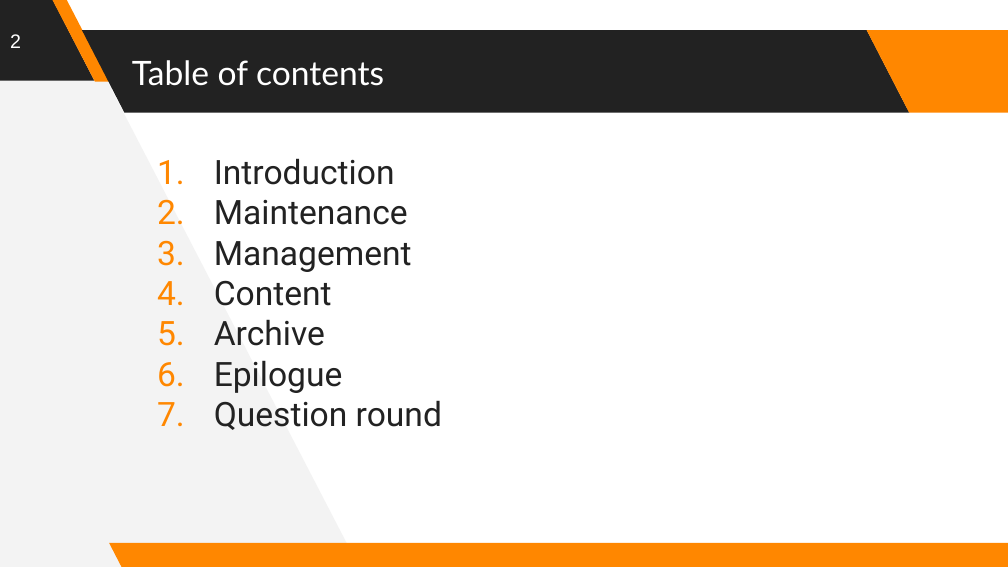
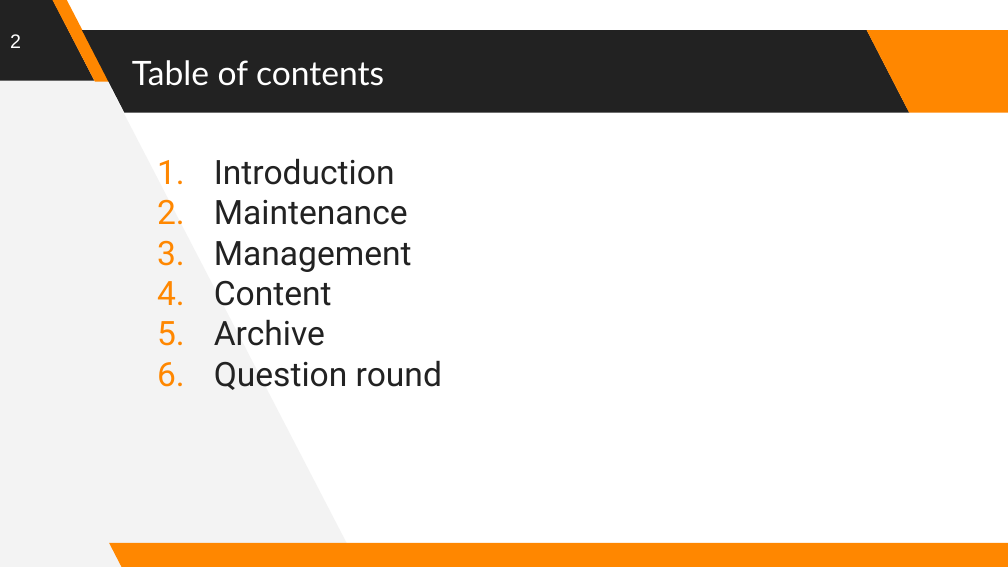
Before and after one commit to Reboocca/Blokboek5, a slide deck: slide 2 of 4_Onderhoudsprocedures/Presentation.pptx. Drawn at 1008x567 pixels with LibreOffice and Linux fonts; fonts in the diff are those of the drawing. Boxes give left, top, right and bottom in pixels: in the first picture for what was removed or moved away, otherwise in the second. Text is boxed around its words. In the diff, an @@ line names an element or a change of style, - is before the commit and + after.

```diff
--- a/4_Onderhoudsprocedures/Presentation.pptx
+++ b/4_Onderhoudsprocedures/Presentation.pptx
@@ text at [214,361,343,393]: paragraph removed @@
-  6. Epilogue
```
Also in this commit, not shown: 6 other slides changed, 4 slides added, 26 slides removed.
